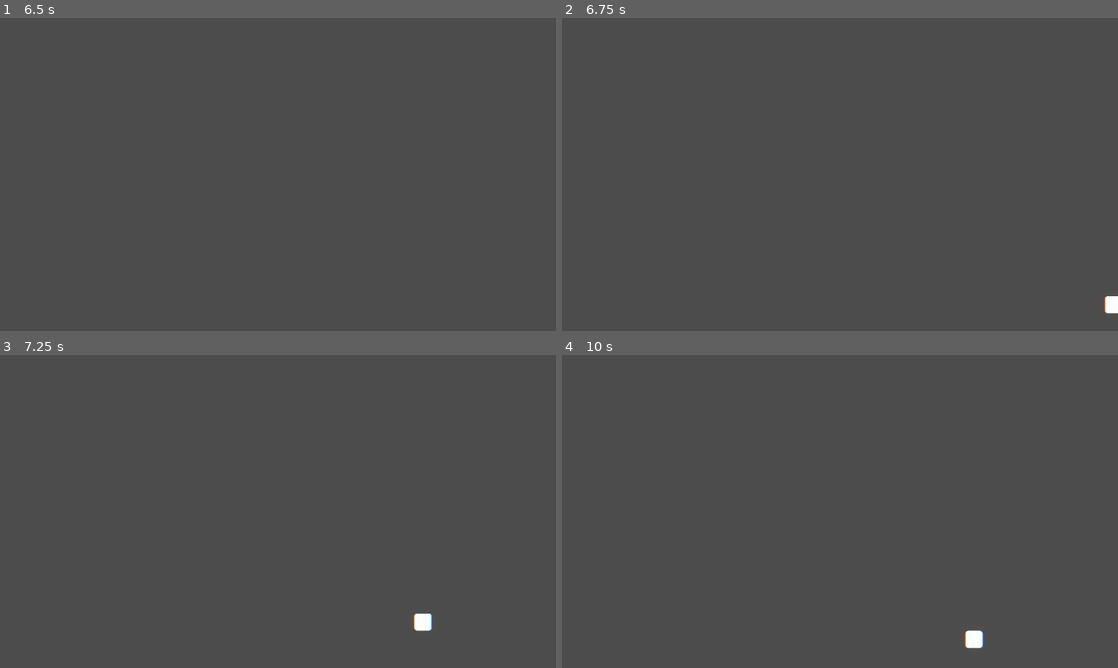
Above: before the commit, frames 1-4 (two rows, left to right).
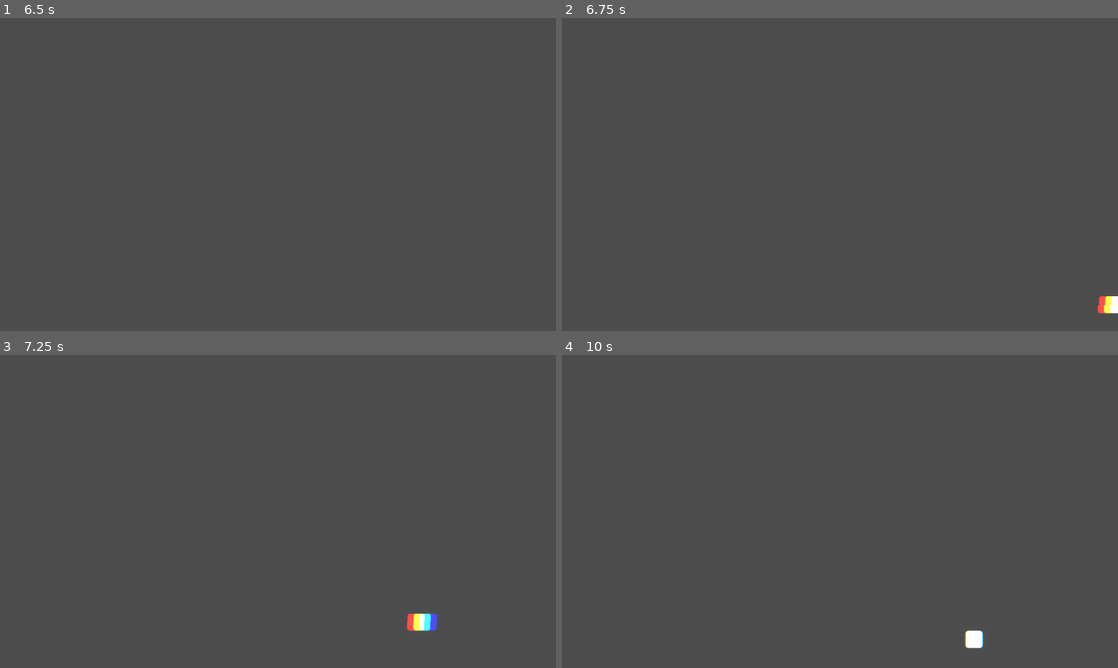
Above: after the commit, the same moments.

Repository: FireEntity1/beat-jumper
Game: Godot game, scene res://scenes/main_game.tscn
Same seed, same stepped clock (60 frames per second), same inputs: the game is played once before the commit and once after it. Sound files missing from this copy of the repository are replaced by a short silence.
Inputs (mouse positions are in pixels of both pictures, inside the frame that each line leads up to):
- Up to frame 1 (6.5 s): tap Enter at 0.5 s; move the mouse to (400, 158) at 0.52 s; hold D (right) 0.53-1.25 s; tap Ctrl (dash) at 0.6, 3.6 s; click (400, 158) at 0.67 s; tap Space (jump) at 0.77, 3.77 s; drag from (166, 190) to (250, 237) at 1.27 s; move the mouse to (333, 105) at 2.02 s; hold Left (left) 2.03-2.75 s; tap Alt at 2.1, 5.1 s; drag from (250, 237) to (77, 268) at 2.77 s; move the mouse to (444, 221) at 3.52 s; hold D (right) 3.53-4.25 s; drag from (111, 127) to (194, 96) at 4.27 s; move the mouse to (305, 174) at 5.02 s; hold D (right) 5.03-5.75 s; click (305, 174) at 5.17 s; drag from (194, 96) to (166, 190) at 5.77 s
- Up to frame 2 (6.75 s): tap Space (jump) at 6.5 s; move the mouse to (962, 158) at 6.52 s; hold Left (left) from 6.53 s (still down); tap Ctrl (dash) at 6.6 s
- Up to frame 3 (7.25 s): keep holding Left (left); tap Space (jump) at 6.77 s
- Up to frame 4 (10 s): release Left (left) at 7.25 s; drag from (728, 527) to (812, 574) at 7.27 s; tap Enter at 8, 9.5 s; move the mouse to (895, 442) at 8.02 s; hold D (right) 8.03-8.75 s; tap Alt at 8.1 s; tap Space (jump) at 8.75, 9.77 s; drag from (812, 574) to (673, 464) at 8.77 s; move the mouse to (1006, 558) at 9.52 s; hold Left (left) from 9.53 s (still down); tap Ctrl (dash) at 9.6 s; click (1006, 558) at 9.67 s

Frame 1 is identical in both runs. In frame 2, 0.1% of the frame differs, in the area x 96-100%, y 88-95%; in frame 3, 0.3%, in the area x 73-79%, y 82-89%; in frame 4, nothing differs.
Error before the commit: Invalid access to property or key 'colours' on a base object of type 'Dictionary'. (res://scripts/event_handler.gd:485)

Commit message:
fix: consistency with colour

Diff:
--- a/scripts/editor_event.gd
+++ b/scripts/editor_event.gd
@@ -49,6 +49,14 @@
 				editable.step = 1
 				editable.tick_count = 18
 				editable.connect("value_changed", _edges_value_changed)
+			"radius":
+				editable = HSlider.new()
+				editable.value = event_data.edges
+				editable.min_value = 1
+				editable.max_value = 1000
+				editable.step = 10
+				editable.tick_count = 11
+				editable.connect("value_changed", _radius_value_changed)
 			_:
 				editable = LineEdit.new()
 				editable.text = str(event_data[key])
@@ -77,6 +85,11 @@
 	pos_editor.event_data = event_data
 	pos_editor.update_preview()
 
+func _radius_value_changed(value):
+	event_data.radius = value
+	pos_editor.event_data = event_data
+	pos_editor.update_preview()
+
 func _process(delta: float) -> void:
 	pass
 
--- a/scripts/event_handler.gd
+++ b/scripts/event_handler.gd
@@ -482,7 +482,7 @@
 						temp.colour = event.colour
 					"laser_spread":
 						temp.speed = event.speed
-						temp.colours = event.colours
+						temp.colour = event.colour
 						temp.amount = event.amount
 						temp.length = event.length
 					"laser_slam":
--- a/scripts/global.gd
+++ b/scripts/global.gd
@@ -58,6 +58,8 @@
 	"chromabb": 0,
 	"glitch": 0
 }
+
+const multicolor = ["laser_circle","laser_spread","laser_sweep"]
 
 const defaults = {
 	"laser": {
--- a/scripts/laser_spread.gd
+++ b/scripts/laser_spread.gd
@@ -2,7 +2,7 @@
 
 const LASER = preload("res://components/laser.tscn")
 
-@export var colours = ["pink"]
+@export var colour = ["pink"]
 
 @export var amount = 1
 @export var speed = 10
@@ -25,7 +25,7 @@
 		temp.rot = 90
 		temp.fire_beat = fire_beat + 0.05*i
 		temp.pos = global_position
-		temp.colour = colours[i%colours.size()]
+		temp.colour = colour[i%colour.size()]
 		temp.snap = false
 		temp.fire_hold = length
 		temp.edge = true
